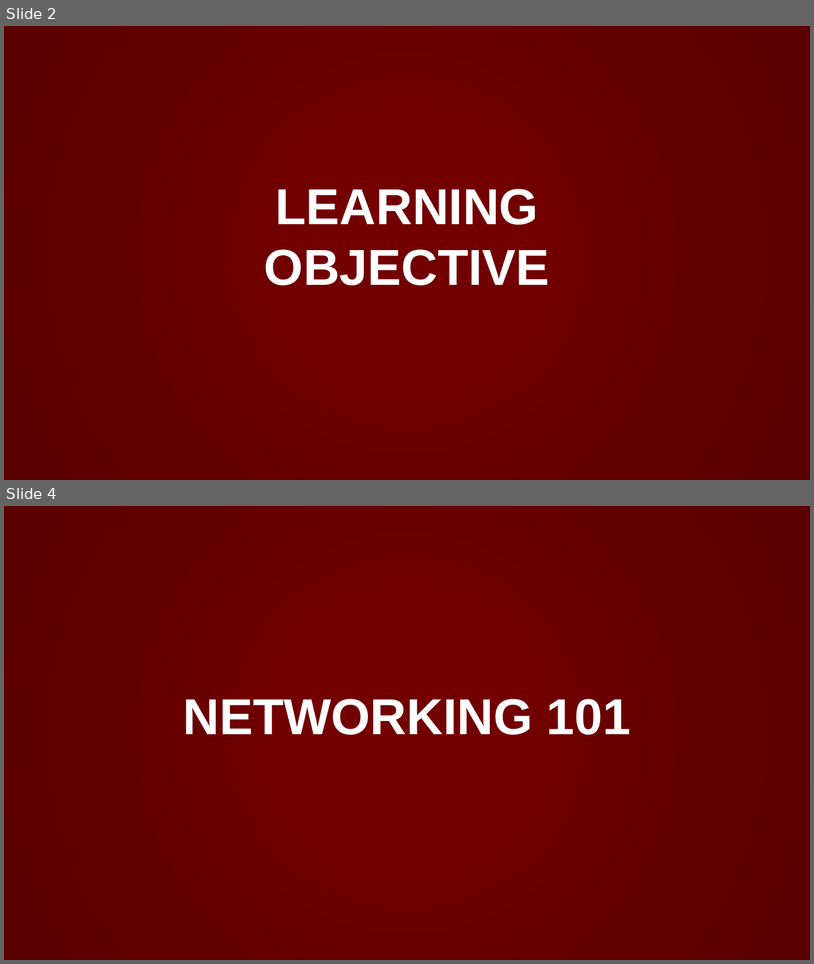
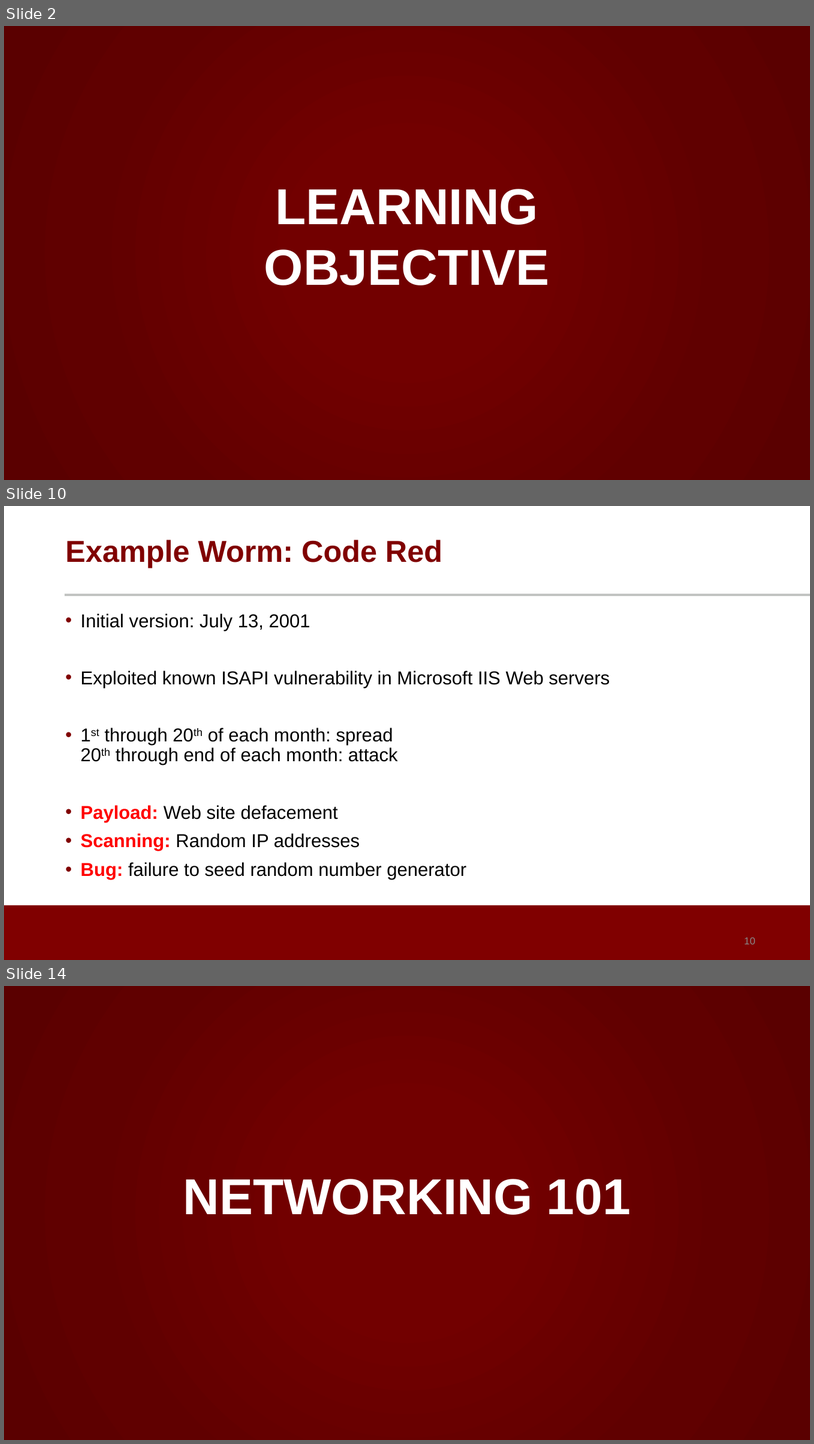
Before and after one commit to noise-lab/ML-Cybersecurity, a slide deck: module-2/ppt/2.1-Overview.pptx. Shown one above the other, each under a label of ours: slides 2 and 4 before the commit, slides 2, 10 and 14 after it; the slides between them are not shown. The pictures are 814x964 and 814x1444 pixels, drawn with LibreOffice and Linux fonts; fonts in the diff are those of the drawing; background and template pictures are left out. Boxes give left, top, right and bottom in pixels: in the first picture for what was removed or moved away, otherwise in the second. Text is boxed around its words. In the diff, an @@ line names an element or a change of style, - is before the commit and + after.

```diff
--- a/module-2/ppt/2.1-Overview.pptx
+++ b/module-2/ppt/2.1-Overview.pptx
@@ slide 10 added at (4,506,810,960), background #FFFFFF @@
@@ title added at (65,540,443,568), 36 pt, text #800000, bold @@
+Example Worm: Code Red
@@ line added from (65, 595) to (810, 595), #C2C4C2 3 pt @@
@@ text added at (81,613,610,879), 22.2 pt, text #000000 @@
+• Initial version: July 13, 2001
+• Exploited known ISAPI vulnerability in Microsoft IIS Web servers
+• 1st through 20th of each month: spread
+  20th through end of each month: attack
+• Payload: Web site defacement
+• Scanning: Random IP addresses
+• Bug: failure to seed random number generator
@@ rectangle added at (4,905,810,960), fill #800000 @@
@@ page number added at (744,937,756,944), 12 pt, text #898989 @@
+10
@@ what was slide 4 is now slide 14 @@
```
Also in this commit, not shown: 1 slide changed, 10 other slides added, 8 other files.
